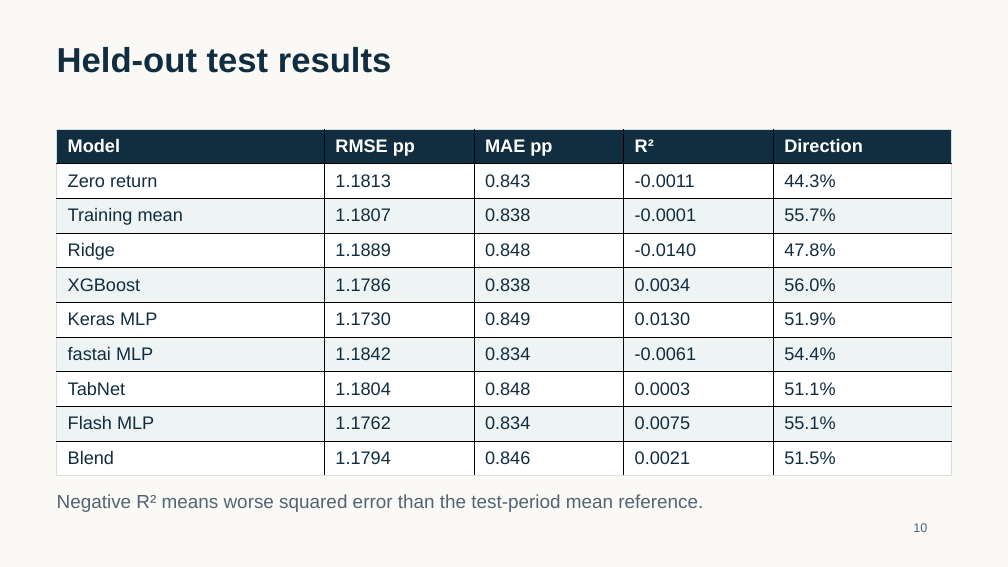
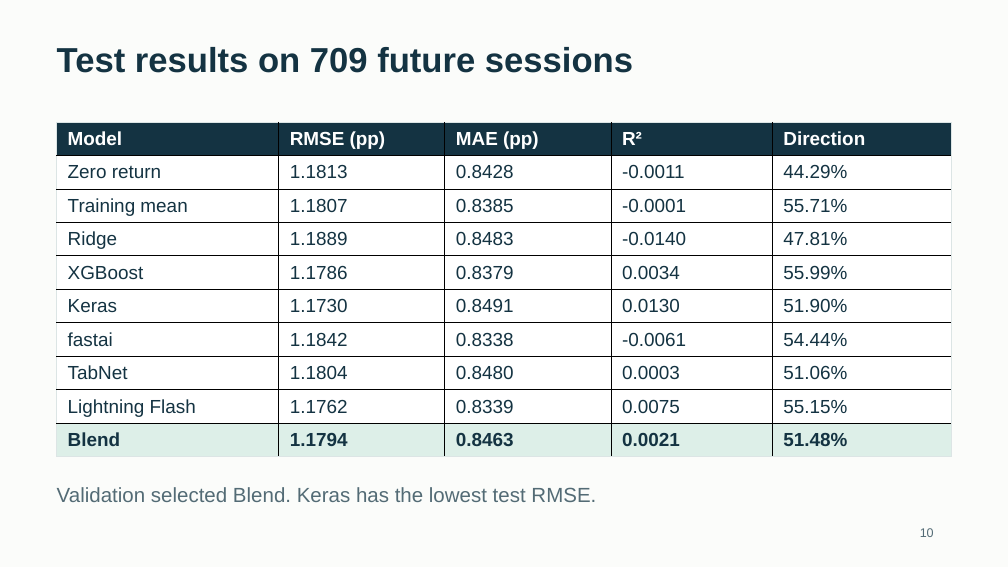
Before and after one commit to Darshansg76/Team12-Nifty-Commodities-Return-Prediction, a slide deck: slide 10 of deliverables/Team_12_Presentation.pptx. Drawn at 1008x567 pixels with LibreOffice and Linux fonts; fonts in the diff are those of the drawing. Boxes give left, top, right and bottom in pixels: in the first picture for what was removed or moved away, otherwise in the second. Text is boxed around its words. In the diff, an @@ line names an element or a change of style, - is before the commit and + after.

```diff
--- a/deliverables/Team_12_Presentation.pptx
+++ b/deliverables/Team_12_Presentation.pptx
@@ background #FAF9F6 to #FBFCFA @@
@@ text at (57, 47, 633, 73): text changed; text colour #112D40 to #143342 @@
-Held-out test results
+Test results on 709 future sessions
@@ table at (57, 122, 952, 457) @@
-row 1, column 2: RMSE pp
+row 1, column 2: RMSE (pp)
-row 1, column 3: MAE pp
+row 1, column 3: MAE (pp)
-row 2, column 3: 0.843
+row 2, column 3: 0.8428
-row 2, column 5: 44.3%
+row 2, column 5: 44.29%
-row 3, column 3: 0.838
+row 3, column 3: 0.8385
-row 3, column 5: 55.7%
+row 3, column 5: 55.71%
-row 4, column 3: 0.848
+row 4, column 3: 0.8483
-row 4, column 5: 47.8%
+row 4, column 5: 47.81%
-row 5, column 3: 0.838
+row 5, column 3: 0.8379
-row 5, column 5: 56.0%
+row 5, column 5: 55.99%
-row 6: Keras MLP | 1.1730 | 0.849 | 0.0130 | 51.9%
+row 6: Keras | 1.1730 | 0.8491 | 0.0130 | 51.90%
-row 7: fastai MLP | 1.1842 | 0.834 | -0.0061 | 54.4%
+row 7: fastai | 1.1842 | 0.8338 | -0.0061 | 54.44%
-row 8, column 3: 0.848
+row 8, column 3: 0.8480
-row 8, column 5: 51.1%
+row 8, column 5: 51.06%
-row 9: Flash MLP | 1.1762 | 0.834 | 0.0075 | 55.1%
+row 9: Lightning Flash | 1.1762 | 0.8339 | 0.0075 | 55.15%
-row 10, column 3: 0.846
+row 10, column 3: 0.8463
-row 10, column 5: 51.5%
+row 10, column 5: 51.48%
@@ fill #112D40 to #143342 in row 1 @@
@@ fill #EEF3F3 to #FFFFFF in 20 cells @@
@@ fill #FFFFFF to #DDEFE8 in row 10 @@
@@ size 17.2 to 18 pt in "Model", "R²", "Direction", "Zero return" and 23 more places @@
@@ text colour #112D40 to #143342 in "Zero return", "1.1813", "-0.0011", "Training mean" and 20 more places @@
@@ bold on in "Blend", "1.1794", "0.0021" @@
@@ borders changed @@
@@ table: place and size @@
-table at (57, 129, 951, 476)
+table at (57, 122, 952, 457)
@@ text at (57, 487, 596, 502): text changed; size 18 to 19.5 pt; text colour #516474 to #536B75 @@
-Negative R² means worse squared error than the test-period mean reference.
+Validation selected Blend. Keras has the lowest test RMSE.
@@ text "10": place and size @@
-text "10" at (913, 523, 927, 532)
+text "10" at (920, 528, 934, 537)
@@ text "10" at (920, 528, 934, 537): text colour #516474 to #536B75 @@
```
Also in this commit, not shown: 5 other slides changed, 10 slides added, 10 slides removed, 4 other files.
